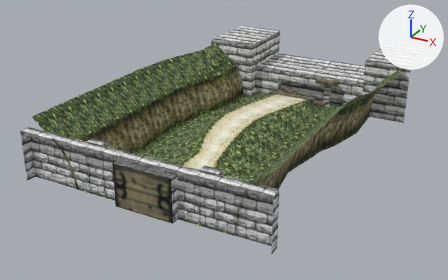
One commit to the glTF model public/glb/castle.glb: the scene before it, then after it.
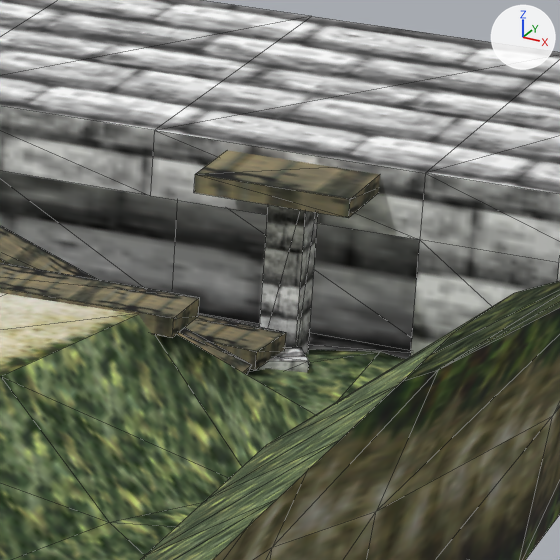
Each version appears first whole from a 50 mm camera at (53.0, -81.5, 50.6) aimed at (-3.1, 20.4, -0.3), and next in a close-up on the part from 65% to 81% of the width and 21% to 47% of the height. Every picture has the same lights, and +X, +Y and +Z are marked at upper right. The first two pictures are the older version. The close-ups show mesh edges as thin lines. Vertices at exactly the same position are counted once.
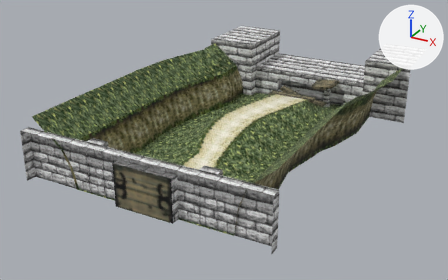
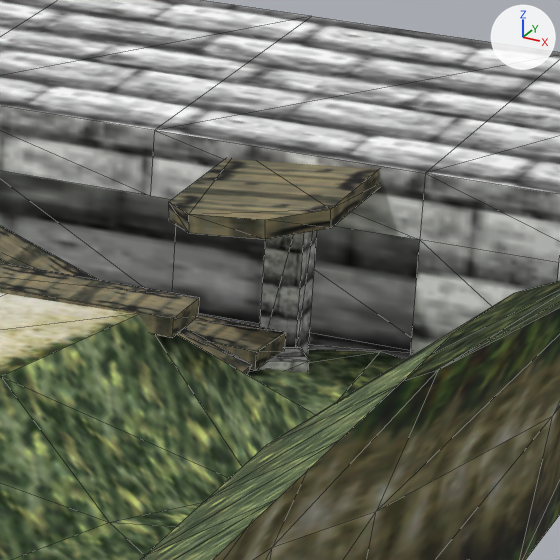
The change, as a list of edits to the scene's bpy script:
```text
Change me_plane:
    used by ob_plane; location = (0.0, 0.0, 0.0)
    remove me_plane.from_pydata(...)  # 360 vertices, 568 faces; spans x -25.1..26.8, y -12.2..63.4, z -0.5..12.4
    add me_plane.from_pydata(...)  # 364 vertices, 576 faces; spans x -25.1..26.8, y -12.2..63.4, z -0.5..12.4
    me_plane part 1
    4 vertices are removed from x 6.0..10.8, y 46.9..50.6, z 5.4..6.0
    11 faces are deleted
    4 vertices move from x 6.0..10.8, y 46.9..50.6, z 5.4..6.0 to x 6.0..10.8, y 44.9..50.6, z 5.2..6.2
    8 vertices are added at x 6.0..10.8, y 43.9..50.6, z 5.2..6.2
    19 new faces join them, mat_wood_bridge (picture img_0000c200_32x32_rgba16)
```

Pixel boxes [x1, y1, x2, y2] of what changed, in the close-ups (560 x 560 px):
part 1 of me_plane, built on: before [194, 150, 380, 218]; after [169, 159, 379, 239]
